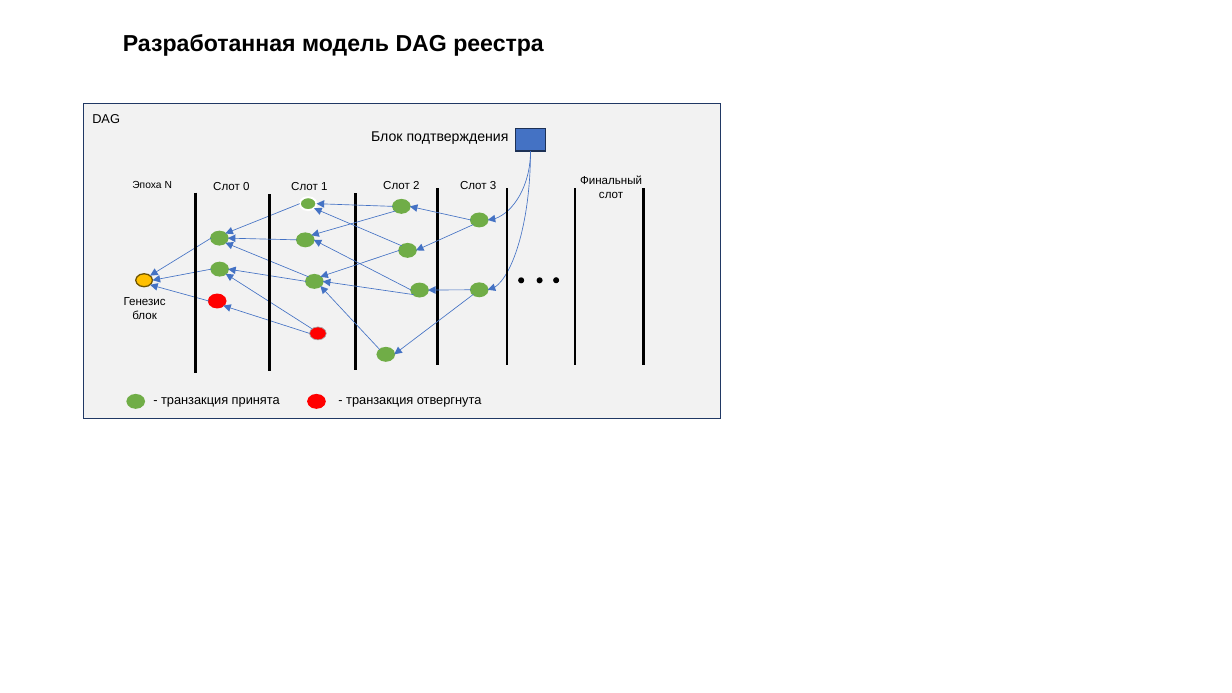
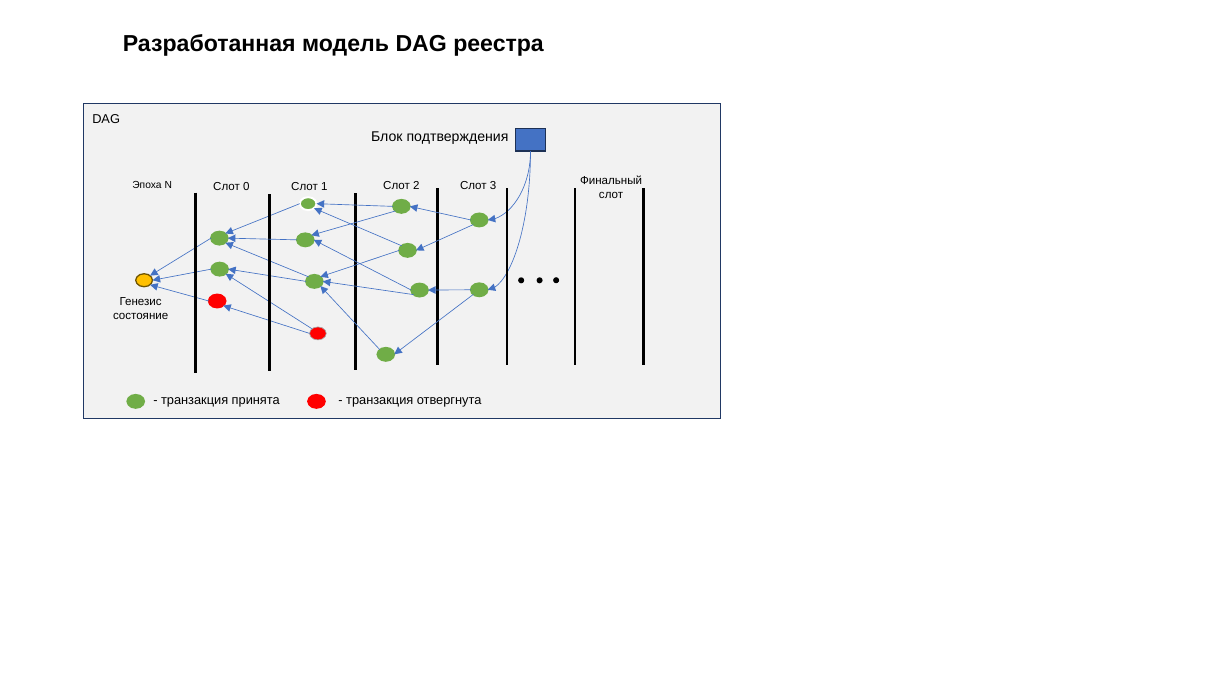
Before and after one commit to ub3r123/My_model, a slide deck: slide 13 of Презентация1.pptx (slide 10 before the commit). Drawn at 1232x693 pixels with LibreOffice and Linux fonts; fonts in the diff are those of the drawing. Boxes give left, top, right and bottom in pixels: in the first picture for what was removed or moved away, otherwise in the second. Text is boxed around its words. In the diff, an @@ line names an element or a change of style, - is before the commit and + after.

```diff
--- a/Презентация1.pptx
+++ b/Презентация1.pptx
@@ text at <box>113,297,168,319</box>: text changed @@
-Генезис блок
+Генезис состояние
```
Also in this commit, not shown: 7 other slides changed, 7 slides added, 2 slides removed, 3 other files.
